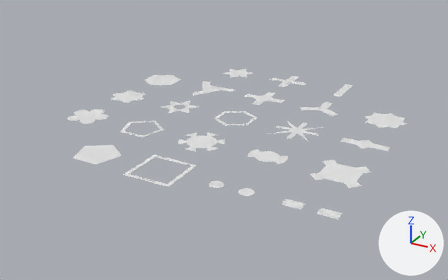
The Blender file assets/screw_heads.blend, before and after one commit.
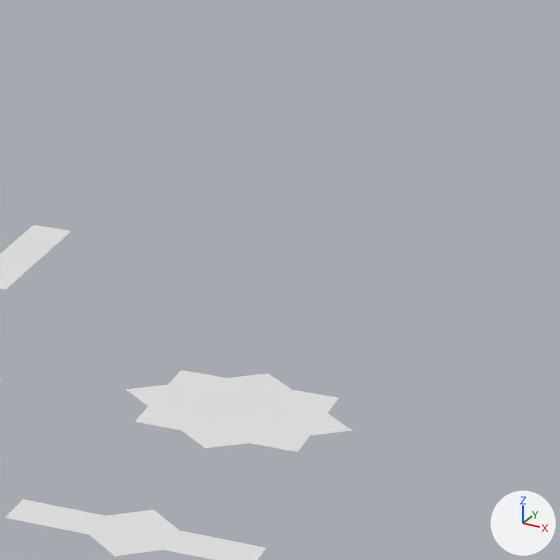
The first picture shows the older version from a 50 mm camera at (1.215, -2.317, 1.038) aimed at (-0.028, -0.058, -0.091). The close-ups show both versions on the part from 76% to 100% of the width and 14% to 53% of the height of that picture; other places that the commit changed are outside them. Arrows for +X, +Y and +Z are at lower right; the lights stay in place.

The first close-up shows '8-Point', 'Flat', 'Square Slot'.
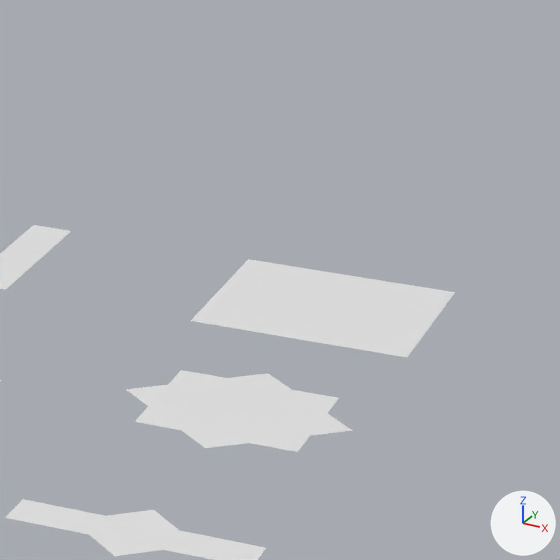
Boxes [x1, y1, x2, y2] around the edits, measured in the close-ups (560 x 560 px):
'Robertson', added
    after: [191, 259, 455, 358]

The change, as a list of edits to the scene's bpy script:
```text
Add me_robertson:
    me_robertson.from_pydata([(-0.1, -0.1, 0.0), (0.1, -0.1, 0.0), (-0.1, 0.1, 0.0), (0.1, 0.1, 0.0)], [], [(0, 1, 3, 2)])
Add ob_robertson:
    ob_robertson = bpy.data.objects.new('Robertson', me_robertson)
    ob_robertson.location = (0.6, 0.6, 0.0)
```
